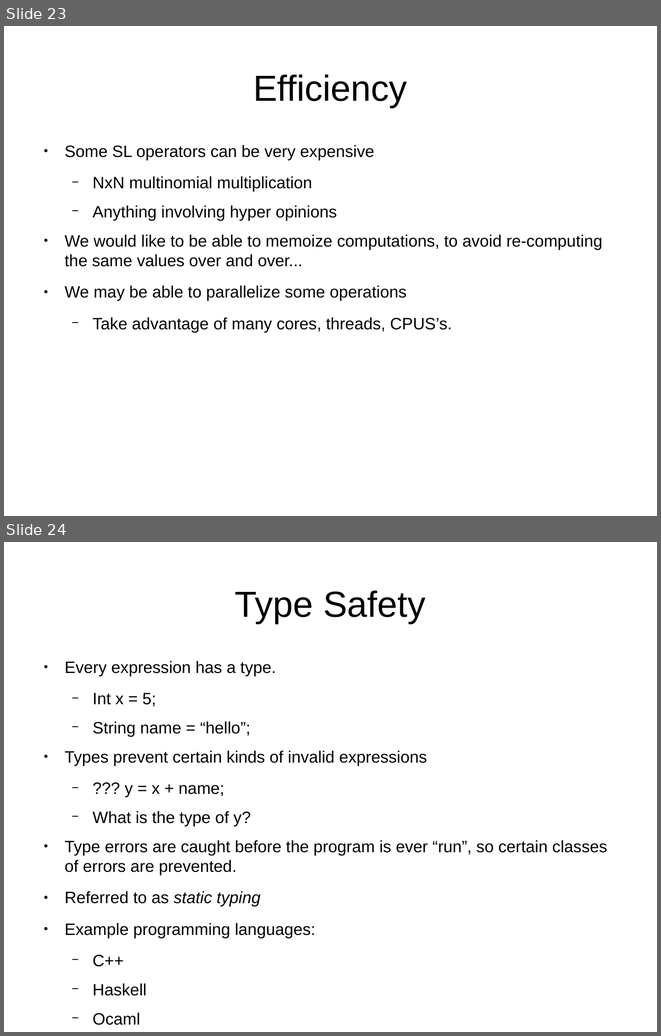
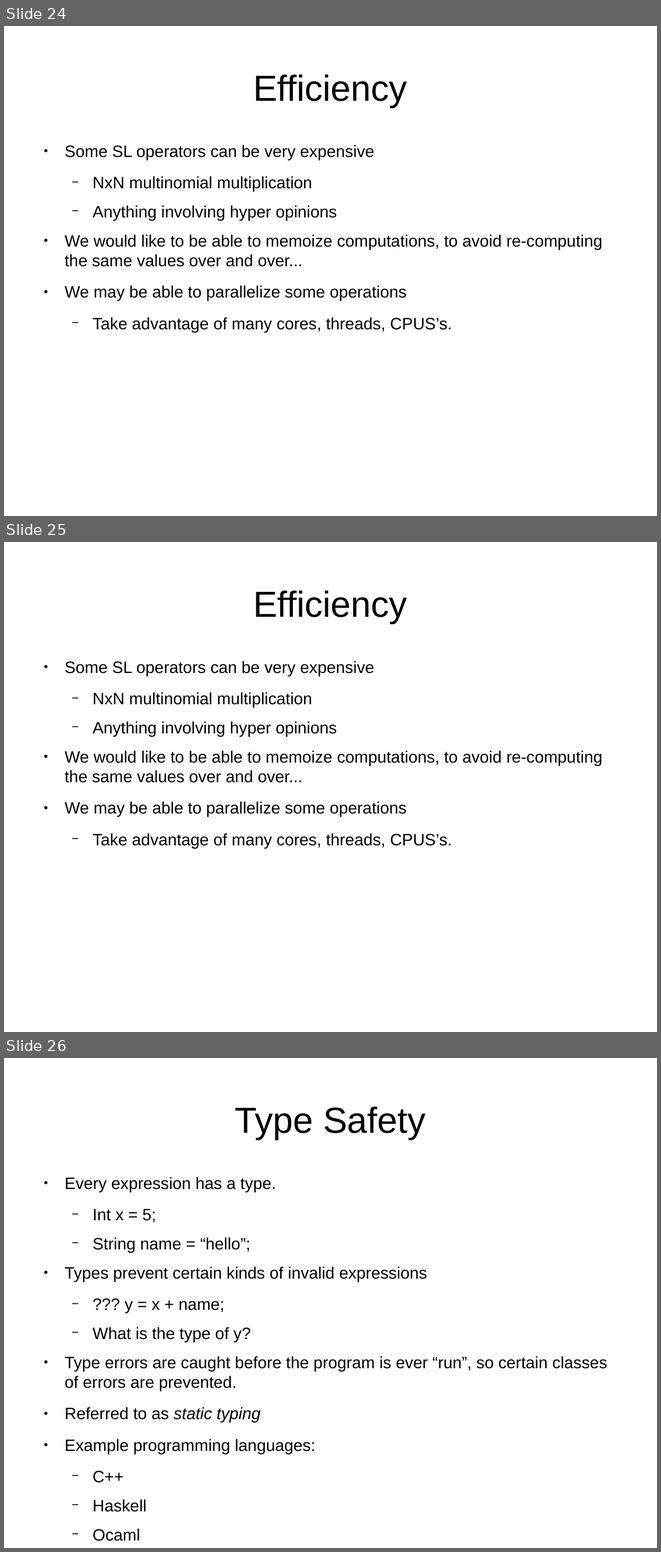
Before and after one commit to bstamour/SLHS, a slide deck: docs/proposal-from-bob.odp. Shown one above the other, each under a label of ours: slides 23 and 24 before the commit, slides 24, 25 and 26 after it. The pictures are 661x1036 and 661x1552 pixels, drawn with LibreOffice and Linux fonts; fonts in the diff are those of the drawing. Boxes give left, top, right and bottom in pixels: in the first picture for what was removed or moved away, otherwise in the second. Text is boxed around its words. In the diff, an @@ line names an element or a change of style, - is before the commit and + after.

Commit message:
hyper opinion slide.

```diff
--- a/docs/proposal-from-bob.odp
+++ b/docs/proposal-from-bob.odp
@@ slide 25 added at <box>4,542,657,1032</box>, background #FFFFFF @@
@@ title added at <box>253,590,407,623</box>, 44 pt, text #000000 @@
+Efficiency
@@ text added at <box>64,661,602,848</box>, 20 pt, text #000000 @@
+● Some SL operators can be very expensive
+  − NxN multinomial multiplication
+  − Anything involving hyper opinions
+● We would like to be able to memoize computations, to avoid re-computing the same values over and over...
+● We may be able to parallelize some operations
+  − Take advantage of many cores, threads, CPUS’s.
@@ what was slide 23 is now slide 24 @@
@@ what was slide 24 is now slide 26 @@
```
Also in this commit, not shown: 7 slides changed, 1 other slide added.
